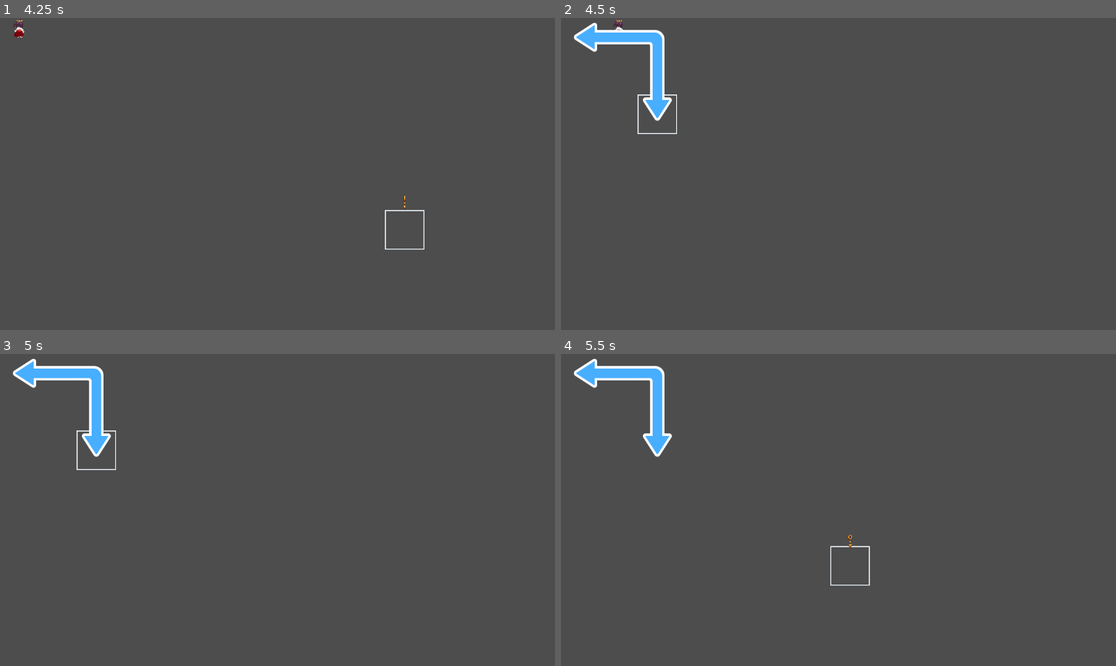
Above: before the commit, frames 1-4 (two rows, left to right).
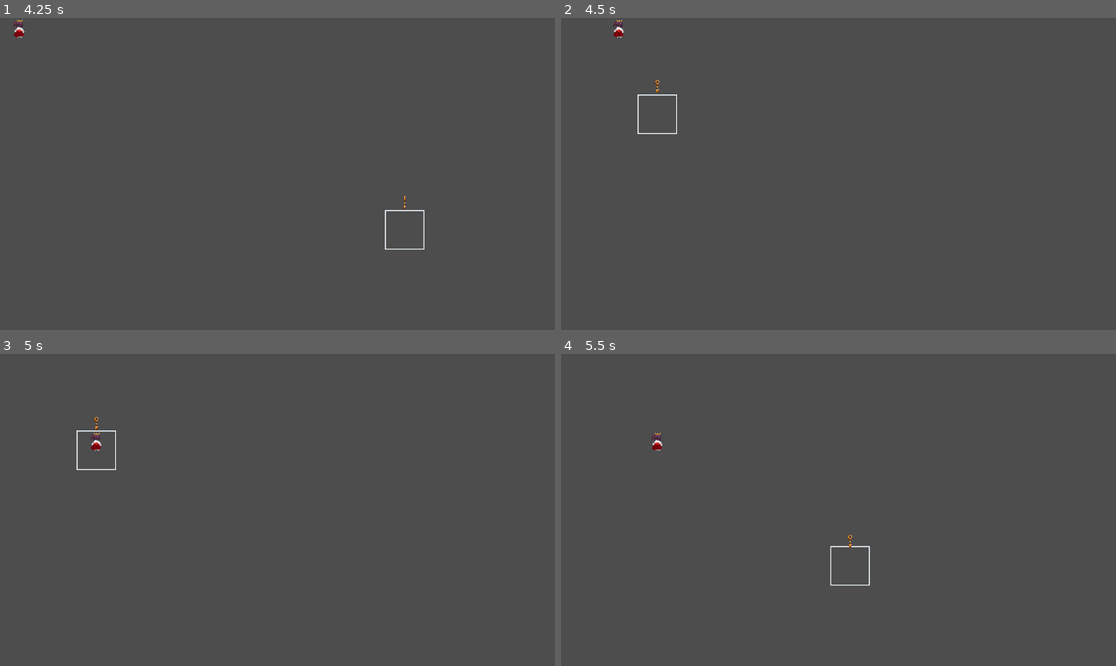
Above: after the commit, the same moments.

Repository: ACristoff/godotwild75
Game: Godot game, scene res://Game/game_manager.tscn
The game is run twice, just before and just after one commit, with the same random seed, the same clock (stepped at 60 frames per second) and the same inputs.
Inputs (mouse positions are in pixels of both pictures, inside the frame that each line leads up to):
- Up to frame 1 (4.25 s): tap Enter (ui_accept) at 0.5, 0.77, 1.25, 1.52, 2, 2.75, 3.02, 3.77 s; move the mouse to (399, 158) at 0.52 s; press the mouse at (399, 158) at 0.53 s; hold Right (ui_right) 0.53-1.28 s; move the mouse to (166, 189) at 1.27 s; release the mouse at (166, 189) at 1.28 s; hold Down (ui_down) 1.28-2.03 s; click (166, 189) at 1.35 s; move the mouse to (333, 105) at 2.02 s; press the mouse at (333, 105) at 2.03 s; hold Right (ui_right) 2.03-2.78 s; move the mouse to (249, 236) at 2.77 s; release the mouse at (249, 236) at 2.78 s; hold Up (ui_up) 2.78-3.53 s; click (249, 236) at 2.85 s; move the mouse to (444, 220) at 3.52 s; press the mouse at (444, 220) at 3.53 s; hold Left (ui_left) from 3.53 s (still down)
- Up to frame 2 (4.5 s): keep holding Left (ui_left); tap Enter (ui_accept) at 4.25 s; move the mouse to (672, 127) at 4.27 s; release the mouse at (672, 127) at 4.28 s; click (672, 127) at 4.35 s
- Up to frame 3 (5 s): keep holding Left (ui_left); tap Enter (ui_accept) at 4.52 s
- Up to frame 4 (5.5 s): move the mouse to (866, 510) at 5.02 s; release Left (ui_left) at 5.03 s; press the mouse at (866, 510) at 5.03 s; hold Down (ui_down) from 5.03 s (still down)

Frame 1 is identical in both runs. In frame 2, 1.5% of the frame differs, in the area x 2-21%, y 1-33%; in frame 3, 1.5%; in frame 4, 1.5%.

Commit message:
code cleanup

Diff:
--- a/Game/Data/battle_manager.gd
+++ b/Game/Data/battle_manager.gd
@@ -27,7 +27,6 @@
 		if not unit:
 			continue
 		units[unit.cell] = unit
-	#print(units)
 
 ## Returns `true` if the cell is occupied by a unit.
 func is_occupied(cell: Vector2) -> bool:
@@ -72,23 +71,22 @@
 	active_unit = units[cell]
 	active_unit.is_selected = true
 	walkable_cells = get_walkable_cells(active_unit)
-	print(walkable_cells)
 	unit_path.initialize(walkable_cells)
 	pass
 
 func deselect_unit():
 	active_unit.is_selected = false
+#	unit_overlay.clear()
+	unit_path.stop()
 	pass
 
 func move_current_unit(new_cell: Vector2):
 	if is_occupied(new_cell) or not new_cell in walkable_cells:
-		print('blocked')
 		return
 
 	units.erase(active_unit.cell)
 	units[new_cell] = active_unit
 	deselect_unit()
-	print(unit_path.current_path)
 	active_unit.walk_along(unit_path.current_path)
 	await active_unit.walk_finished
 	clear_active_unit()
@@ -100,12 +98,8 @@
 func _on_cursor_accept_pressed(cell):
 	if active_unit == null:
 		select_unit(cell)
-		#pass
 	elif active_unit.is_selected:
 		move_current_unit(cell)
-	#print(cell)
-	pass # Replace with function body.
-
 
 func _on_cursor_moved(new_cell):
 	if active_unit and active_unit.is_selected:
--- a/Game/Data/unit_path.gd
+++ b/Game/Data/unit_path.gd
@@ -19,7 +19,6 @@
 	clear()
 	current_path = _pathfinder.calculate_point_path(cell_start, cell_end)
 	set_cells_terrain_connect(current_path, 0, 0, 0)
-	print(current_path)
 
 
 ## Stops drawing, clearing the drawn path and the `_pathfinder`.
